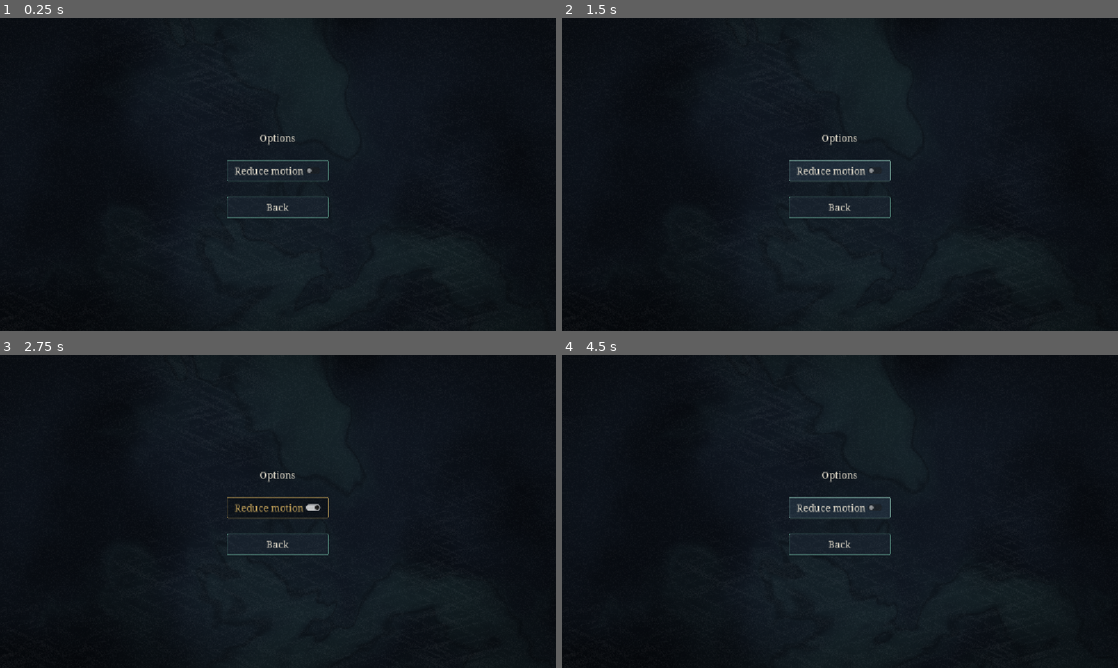
Above: before the commit, frames 1-4 (two rows, left to right).
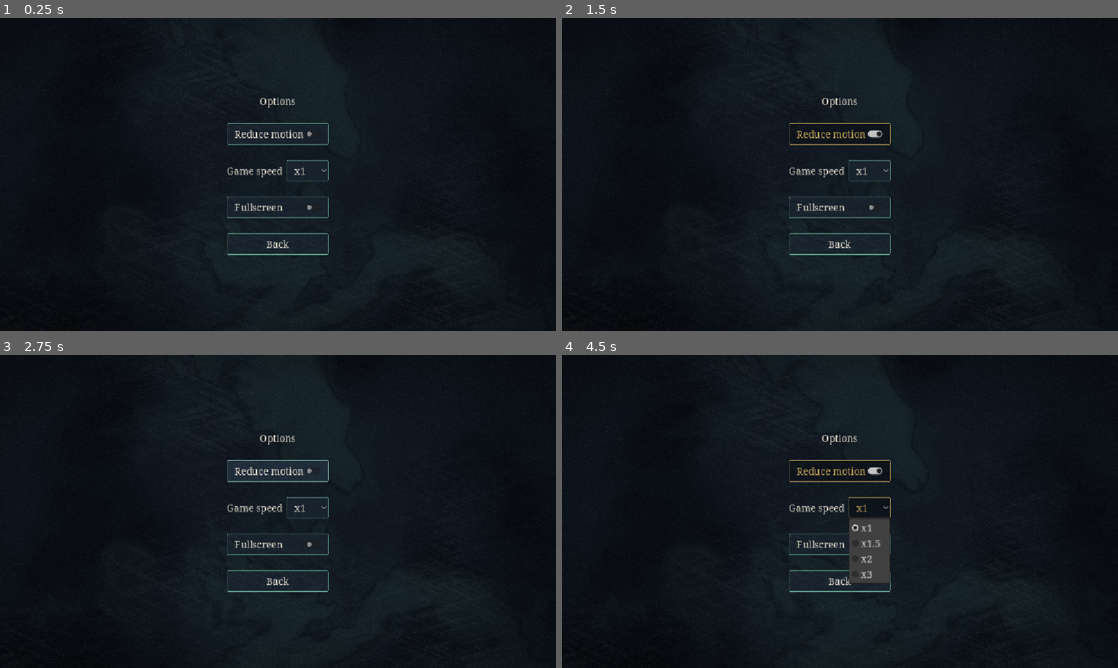
Above: after the commit, the same moments.

Repository: BazeOnigiri/deckbuilder-cultivation
Game: Godot game, scene res://ui/options/options_screen.tscn
The game is run twice, just before and just after one commit, with the same random seed, the same clock (stepped at 60 frames per second) and the same inputs. This scene is started directly instead of the project's main scene.
Inputs (mouse positions are in pixels of both pictures, inside the frame that each line leads up to):
- Up to frame 1 (0.25 s): no input
- Up to frame 2 (1.5 s): click (867, 171) at 0.5 s, where only the run after the commit has a clickable "x1"; click "Reduce motion" at 1.25 s
- Up to frame 3 (2.75 s): click "Reduce motion" at 2 s
- Up to frame 4 (4.5 s): click (867, 508) at 2.75 s, where only the run after the commit has a clickable "x1"; click "Reduce motion" at 3.5 s; click (867, 508) at 4.25 s, where only the run after the commit has a clickable "x1"

The runs differ from the first frame. In frame 1, 1.1% of the frame differs, in the area x 40-60%, y 25-76%; in frame 2, 1.3%; in frame 3, 1.6%; in frame 4, 3.1%.

Commit message:
feat(options): vitesse de jeu, plein ecran, retour au menu, nouvelle partie
Vitesse appliquee par Engine.time_scale, plein ecran par DisplayServer,
reglages sauvegardes avec validation. Depuis une run : retour au menu et
nouvelle partie avec confirmation. Test : chaque tribulation se distingue
de la nuit.

Co-Authored-By: Claude Opus 5.5 <noreply@anthropic.com>

Diff:
--- a/core/settings/game_settings.gd
+++ b/core/settings/game_settings.gd
@@ -4,13 +4,17 @@
 
 const VERSION := 1
 const DEFAULT_PATH := "user://reglages.json"
+## Vitesses proposees (multiplient tout le temps du jeu : sequences, tweens, minuteurs).
+const GAME_SPEEDS: Array[float] = [1.0, 1.5, 2.0, 3.0]
 
 ## Coupe le mouvement continu (fond, cartes qui flottent) pour les joueurs que ca gene.
 var reduce_motion: bool = false
+var game_speed: float = 1.0
+var fullscreen: bool = false
 
 
 func to_dict() -> Dictionary:
-	return {"reduce_motion": reduce_motion}
+	return {"reduce_motion": reduce_motion, "game_speed": game_speed, "fullscreen": fullscreen}
 
 
 ## Le fichier vient du disque du joueur : une valeur absente ou de mauvais type garde sa valeur par defaut.
@@ -18,6 +22,11 @@
 	var settings := GameSettings.new()
 	var reduce: Variant = data.get("reduce_motion", false)
 	settings.reduce_motion = reduce if reduce is bool else false
+	var speed: Variant = data.get("game_speed", 1.0)
+	# JSON relit les nombres en float : une vitesse hors de la liste revient a 1.
+	settings.game_speed = speed if (speed is float or speed is int) and GAME_SPEEDS.has(float(speed)) else 1.0
+	var full: Variant = data.get("fullscreen", false)
+	settings.fullscreen = full if full is bool else false
 	return settings
 
 
--- a/localization/textes.csv
+++ b/localization/textes.csv
@@ -99,6 +99,13 @@
 UI_OPTIONS_BUTTON,Options,Options
 UI_OPTIONS_TITLE,Options,Options
 UI_OPTIONS_REDUCE_MOTION,Réduire les animations,Reduce motion
+UI_OPTIONS_GAME_SPEED,Vitesse de jeu,Game speed
+UI_OPTIONS_SPEED_ITEM,x%s,x%s
+UI_OPTIONS_FULLSCREEN,Plein écran,Fullscreen
+UI_OPTIONS_MENU,Retour au menu,Back to menu
+UI_OPTIONS_NEW_RUN,Nouvelle partie,New run
+UI_OPTIONS_NEW_RUN_CONFIRM,Abandonner la partie en cours et en commencer une nouvelle ?,Abandon the current run and start a new one?
+UI_CANCEL,Annuler,Cancel
 UI_POPUP_QI,+%d Qi,+%d Qi
 UI_POPUP_COMPREHENSION_ADD,+%s Compréhension,+%s Comprehension
 UI_POPUP_COMPREHENSION_MULT,x%s Compréhension,x%s Comprehension
--- a/test/unit/core/settings/test_game_settings.gd
+++ b/test/unit/core/settings/test_game_settings.gd
@@ -28,3 +28,20 @@
 	var storage := SaveStorage.new(PATH)
 	storage.save({"version": GameSettings.VERSION + 1, "settings": {"reduce_motion": true}})
 	assert_false(GameSettings.load_from(storage).reduce_motion)
+
+
+func test_vitesse_et_plein_ecran_sur_disque() -> void:
+	var storage := SaveStorage.new(PATH)
+	var settings := GameSettings.new()
+	settings.game_speed = 2.0
+	settings.fullscreen = true
+	settings.save_to(storage)
+	var loaded := GameSettings.load_from(storage)
+	assert_eq(loaded.game_speed, 2.0)
+	assert_true(loaded.fullscreen)
+
+
+func test_vitesse_inconnue_revient_a_1() -> void:
+	assert_eq(GameSettings.from_dict({"game_speed": 7.0}).game_speed, 1.0)
+	assert_eq(GameSettings.from_dict({"game_speed": "vite"}).game_speed, 1.0)
+	assert_eq(GameSettings.from_dict({"game_speed": 3}).game_speed, 3.0)
--- a/test/unit/ui/test_ambiance.gd
+++ b/test/unit/ui/test_ambiance.gd
@@ -127,3 +127,14 @@
 	ambiance.apply(&"tribulation_demon")
 	assert_eq(lavis.get_shader_parameter("old_base_color"), night, "l'ancienne encre reste sous la nouvelle")
 	assert_eq(lavis.get_shader_parameter("blend"), 0.0, "le fondu commence")
+
+
+## Chaque tribulation doit se reconnaitre au premier coup d'oeil : palette differente de la nuit.
+func test_tribulations_differentes_de_la_nuit() -> void:
+	var night: AmbianceTheme = load(AMBIANCES_DIR.path_join("nuit.tres"))
+	for ambiance: AmbianceTheme in _ambiances():
+		if ambiance.id in SPECIAL_IDS:
+			continue
+		assert_ne(ambiance.base_color, night.base_color, ambiance.id)
+		assert_ne(ambiance.vignette_color, night.vignette_color, "bord teinte : %s" % ambiance.id)
+		assert_not_null(ambiance.weather, "meteo : %s" % ambiance.id)
--- a/test/unit/ui/test_main.gd
+++ b/test/unit/ui/test_main.gd
@@ -85,3 +85,50 @@
 	await wait_physics_frames(1)
 	assert_false(is_instance_valid(veil), "voile ferme")
 	assert_true(is_instance_valid(run_screen) and run_screen.is_inside_tree(), "la run continue")
+
+
+func after_all() -> void:
+	Engine.time_scale = 1.0
+
+
+func test_vitesse_de_jeu_appliquee_au_moteur() -> void:
+	var main := _main()
+	main.get_child(0).get_node("%OptionsButton").pressed.emit()
+	var options := _current_screen(main)
+	options.get_node("%GameSpeed").select(2)
+	options.get_node("%GameSpeed").item_selected.emit(2)
+	assert_eq(Engine.time_scale, GameSettings.GAME_SPEEDS[2])
+	assert_eq(GameSettings.load_from(SaveStorage.new(TEST_SETTINGS)).game_speed, GameSettings.GAME_SPEEDS[2])
+	Engine.time_scale = 1.0
+
+
+func test_options_du_menu_sans_boutons_de_run() -> void:
+	var main := _main()
+	main.get_child(0).get_node("%OptionsButton").pressed.emit()
+	assert_false(_current_screen(main).get_node("%RunButtons").visible)
+
+
+func test_retour_au_menu_depuis_la_run() -> void:
+	var main := _main()
+	main._show_run({})
+	main._screen.get_node("%SideColumn").options_requested.emit()
+	var options := _current_screen(main).get_child(0)
+	assert_true(options.get_node("%RunButtons").visible)
+	options.get_node("%MenuButton").pressed.emit()
+	await wait_physics_frames(1)
+	assert_not_null(main._screen.get_node_or_null("%OptionsButton"), "menu affiche")
+	assert_false(SaveStorage.new(TEST_RUN).load_data().is_empty(), "la run reste a continuer")
+
+
+func test_nouvelle_partie_depuis_la_run_apres_confirmation() -> void:
+	var main := _main()
+	main._show_run({})
+	var old_run: Node = main._screen
+	old_run.get_node("%SideColumn").options_requested.emit()
+	var options := _current_screen(main).get_child(0)
+	options.get_node("%NewRunButton").pressed.emit()
+	assert_true(old_run == main._screen, "rien ne change avant la confirmation")
+	options._confirm.confirmed.emit()
+	await wait_physics_frames(1)
+	assert_false(is_instance_valid(old_run), "ancienne run fermee")
+	assert_not_null(main._screen.get_node_or_null("%SideColumn"), "nouvelle run")
--- a/ui/main/main.gd
+++ b/ui/main/main.gd
@@ -62,7 +62,14 @@
 	veil.theme_type_variation = &"Veil"
 	veil.set_anchors_and_offsets_preset(PRESET_FULL_RECT)
 	var options := _options_screen()
+	options.in_run = true
 	options.back_requested.connect(veil.queue_free)
+	options.menu_requested.connect(func() -> void:
+		veil.queue_free()
+		_show_menu())
+	options.new_run_requested.connect(func() -> void:
+		veil.queue_free()
+		_start_new_run())
 	veil.add_child(options)
 	add_child(veil)
 
@@ -83,6 +90,12 @@
 func _apply_settings() -> void:
 	RenderingServer.global_shader_parameter_set(MOTION_SCALE, 0.0 if _settings.reduce_motion else 1.0)
 	Ambiance.reduce_motion = _settings.reduce_motion
+	# Accelere tout ce qui suit le temps du moteur (tweens, minuteurs), pas les shaders.
+	Engine.time_scale = _settings.game_speed
+	var mode := DisplayServer.WINDOW_MODE_FULLSCREEN if _settings.fullscreen else DisplayServer.WINDOW_MODE_WINDOWED
+	# En web, le plein ecran n'est accepte qu'apres un clic : au demarrage le navigateur peut le refuser.
+	if DisplayServer.window_get_mode() != mode:
+		DisplayServer.window_set_mode(mode)
 
 
 func _show_stats() -> void:
--- a/ui/options/options_screen.gd
+++ b/ui/options/options_screen.gd
@@ -1,21 +1,59 @@
 extends Control
-## Ecran des reglages du joueur.
+## Ecran des reglages du joueur. Ouvert depuis une run (in_run), il propose aussi le retour au menu et une nouvelle partie.
 
 signal back_requested
 ## Emis a chaque changement : main sauvegarde et applique.
 signal settings_changed
+## Depuis une run seulement. La run est deja sauvegardee : le menu propose de la continuer.
+signal menu_requested
+## Depuis une run seulement, apres confirmation : la run en cours est abandonnee.
+signal new_run_requested
 
 ## Injecte par main avant l'ajout a l'arbre. Par defaut des reglages neufs (scene lancee seule, tests).
 var settings: GameSettings = GameSettings.new()
+## Pose par main avant l'ajout a l'arbre quand les options s'ouvrent par-dessus une run.
+var in_run: bool = false
+
+var _confirm: ConfirmationDialog
 
 
 func _ready() -> void:
-	# Avant de brancher le signal : afficher la valeur ne doit pas compter comme un changement.
+	# Avant de brancher les signaux : afficher la valeur ne doit pas compter comme un changement.
 	%ReduceMotion.button_pressed = settings.reduce_motion
+	%Fullscreen.button_pressed = settings.fullscreen
+	for speed: float in GameSettings.GAME_SPEEDS:
+		%GameSpeed.add_item(tr("UI_OPTIONS_SPEED_ITEM") % str(speed).trim_suffix(".0"))
+	%GameSpeed.select(maxi(GameSettings.GAME_SPEEDS.find(settings.game_speed), 0))
 	%ReduceMotion.toggled.connect(_on_reduce_motion_toggled)
+	%Fullscreen.toggled.connect(_on_fullscreen_toggled)
+	%GameSpeed.item_selected.connect(_on_game_speed_selected)
 	%BackButton.pressed.connect(back_requested.emit)
+	%RunButtons.visible = in_run
+	%MenuButton.pressed.connect(menu_requested.emit)
+	%NewRunButton.pressed.connect(_ask_new_run)
+
+
+func _ask_new_run() -> void:
+	_confirm = ConfirmationDialog.new()
+	_confirm.dialog_text = tr("UI_OPTIONS_NEW_RUN_CONFIRM")
+	_confirm.ok_button_text = tr("UI_OPTIONS_NEW_RUN")
+	_confirm.cancel_button_text = tr("UI_CANCEL")
+	_confirm.confirmed.connect(new_run_requested.emit)
+	_confirm.canceled.connect(_confirm.queue_free)
+	add_child(_confirm)
+	_confirm.popup_centered()
 
 
 func _on_reduce_motion_toggled(on: bool) -> void:
 	settings.reduce_motion = on
 	settings_changed.emit()
+
+
+func _on_fullscreen_toggled(on: bool) -> void:
+	settings.fullscreen = on
+	settings_changed.emit()
+
+
+func _on_game_speed_selected(index: int) -> void:
+	settings.game_speed = GameSettings.GAME_SPEEDS[index]
+	settings_changed.emit()
--- a/ui/options/options_screen.tscn
+++ b/ui/options/options_screen.tscn
@@ -33,6 +33,38 @@
 layout_mode = 2
 text = "UI_OPTIONS_REDUCE_MOTION"
 
+[node name="Speed" type="HBoxContainer" parent="Center/Layout"]
+layout_mode = 2
+
+[node name="SpeedLabel" type="Label" parent="Center/Layout/Speed"]
+layout_mode = 2
+size_flags_horizontal = 3
+text = "UI_OPTIONS_GAME_SPEED"
+
+[node name="GameSpeed" type="OptionButton" parent="Center/Layout/Speed"]
+unique_name_in_owner = true
+layout_mode = 2
+
+[node name="Fullscreen" type="CheckButton" parent="Center/Layout"]
+unique_name_in_owner = true
+layout_mode = 2
+text = "UI_OPTIONS_FULLSCREEN"
+
+[node name="RunButtons" type="VBoxContainer" parent="Center/Layout"]
+unique_name_in_owner = true
+visible = false
+layout_mode = 2
+
+[node name="MenuButton" type="Button" parent="Center/Layout/RunButtons"]
+unique_name_in_owner = true
+layout_mode = 2
+text = "UI_OPTIONS_MENU"
+
+[node name="NewRunButton" type="Button" parent="Center/Layout/RunButtons"]
+unique_name_in_owner = true
+layout_mode = 2
+text = "UI_OPTIONS_NEW_RUN"
+
 [node name="BackButton" type="Button" parent="Center/Layout"]
 unique_name_in_owner = true
 layout_mode = 2
Binary file changed: localization/textes.en.translation
Binary file changed: localization/textes.fr.translation
Not shown, changed: CHANGELOG.md
